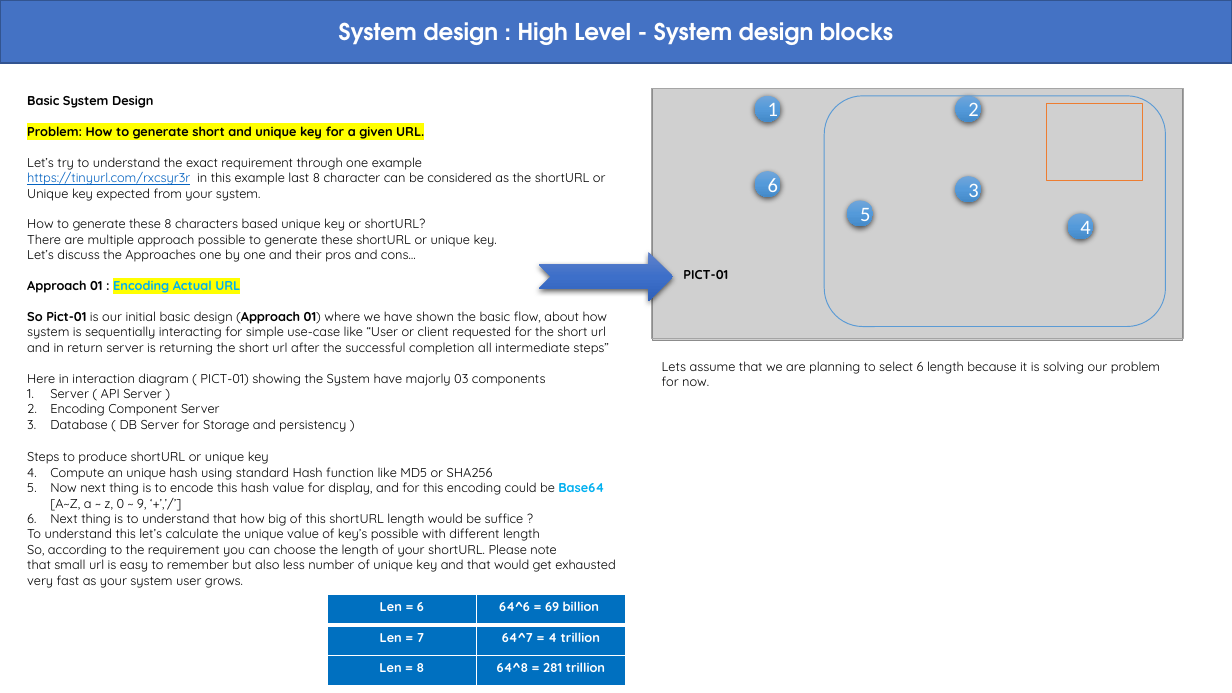
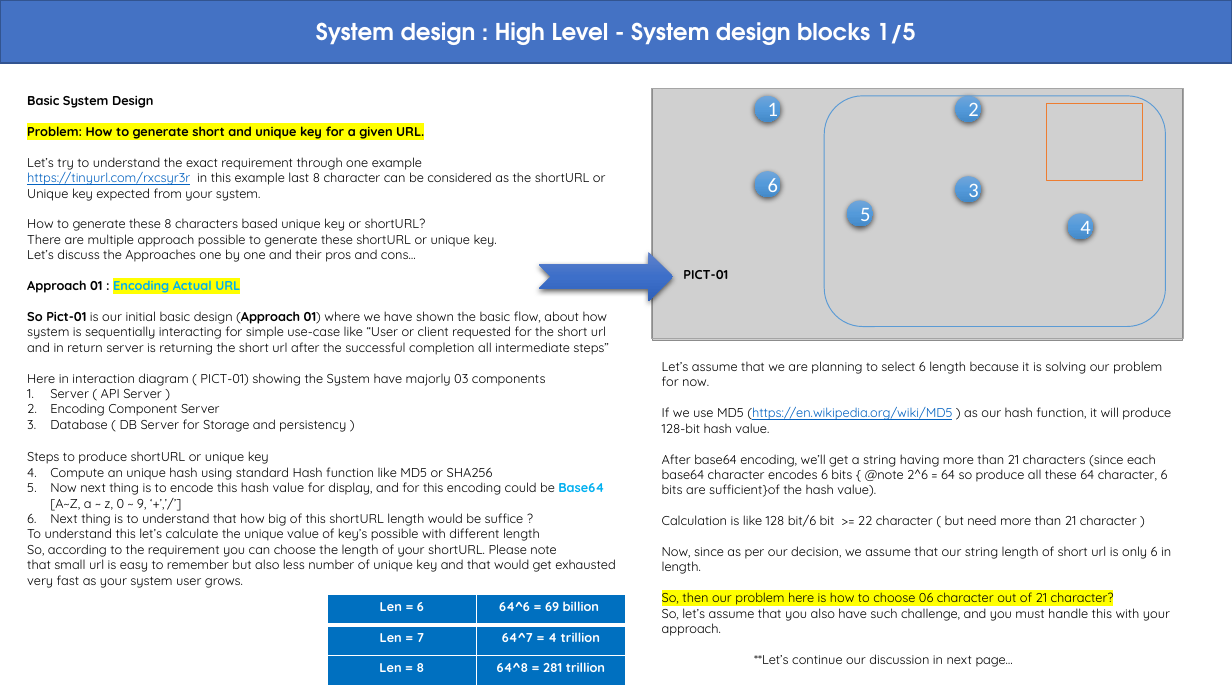
Before and after one commit to abmishra1234/Advanced-System-Design, a slide deck: slide 4 of TinyUrl_discussion_Level01.pptx. Drawn at 1232x693 pixels with LibreOffice and Linux fonts; fonts in the diff are those of the drawing; grey boxes stand for pictures. Boxes give left, top, right and bottom in pixels: in the first picture for what was removed or moved away, otherwise in the second. Text is boxed around its words. In the diff, an @@ line names an element or a change of style, - is before the commit and + after.

Commit message:
TinyURL Service System Design Article Author : Abinash Mishra

```diff
--- a/TinyUrl_discussion_Level01.pptx
+++ b/TinyUrl_discussion_Level01.pptx
@@ text in rectangle at (316, 22, 916, 45): text changed @@
-System design : High Level - System design blocks
+System design : High Level - System design blocks 1/5
@@ text at (662, 361, 1171, 667): text changed @@
-Lets assume that we are planning to select 6 length because it is solving our problem for now.
+Let’s assume that we are planning to select 6 length because it is solving our problem for now.
+If we use MD5 (https://en.wikipedia.org/wiki/MD5 ) as our hash function, it will produce 128-bit hash value.
+After base64 encoding, we’ll get a string having more than 21 characters (since each base64 character encodes 6 bits { @note 2^6 = 64 so produce all these 64 character, 6 bits are sufficient}of the hash value).
+Calculation is like 128 bit/6 bit >= 22 character ( but need more than 21 character )
+Now, since as per our decision, we assume that our string length of short url is only 6 in length.
+So, then our problem here is how to choose 06 character out of 21 character?
+So, let’s assume that you also have such challenge, and you must handle this with your approach.
+**Let’s continue our discussion in next page…
```
Also in this commit, not shown: 1 other slide changed, 4 slides added, 1 other file.
